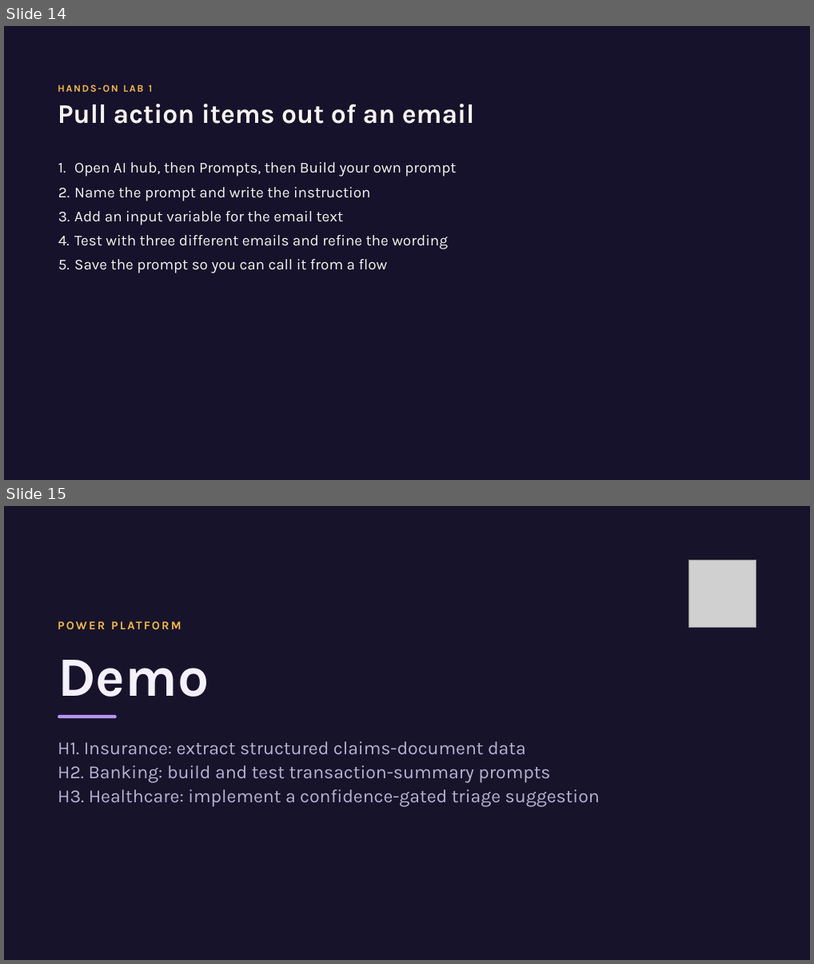
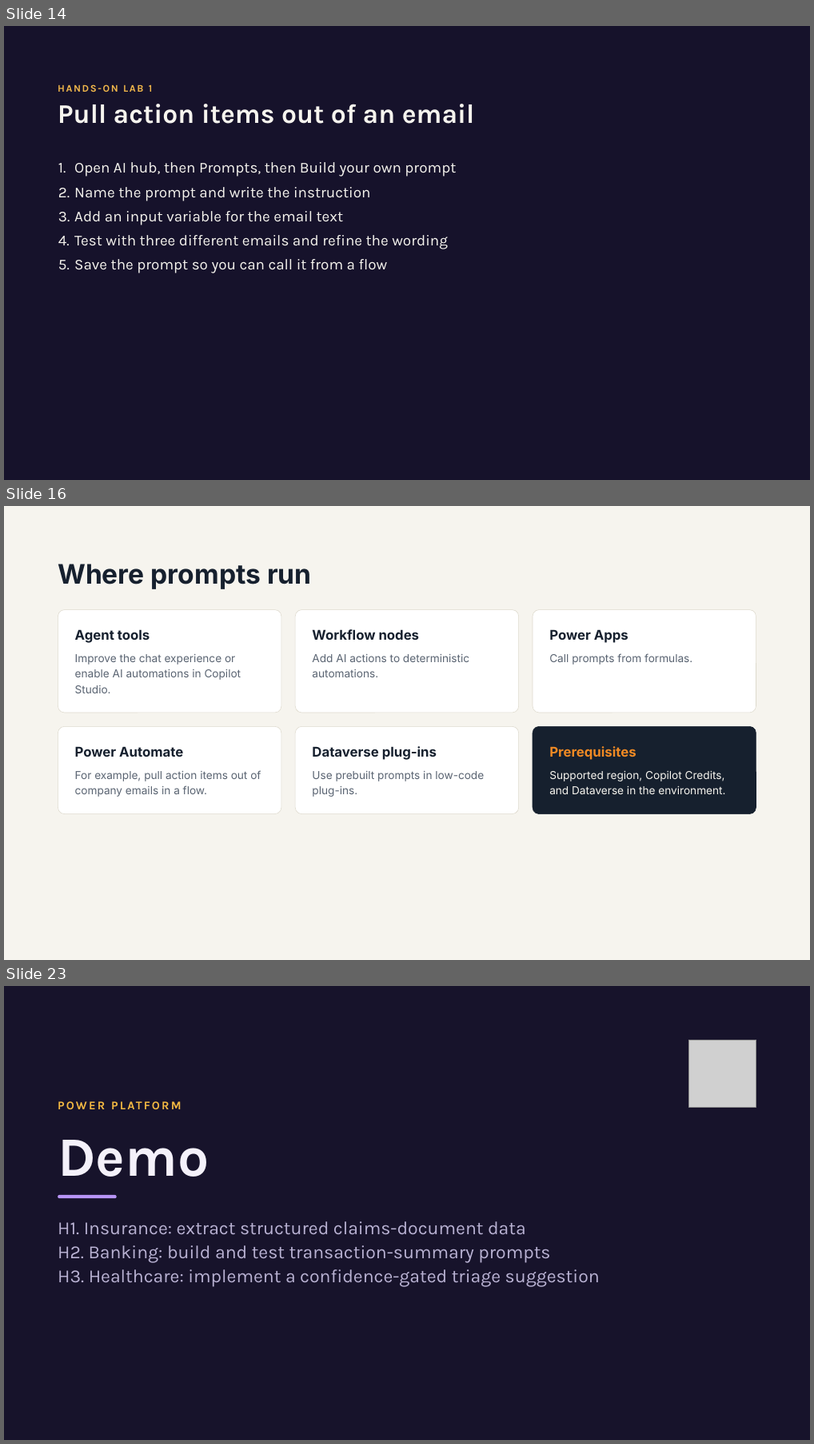
Before and after one commit to JPOWER4/Enterprise-Apps-Agents, a slide deck: Modeule 4 - AI Builder Business Logic and Intelligent.pptx. Shown one above the other, each under a label of ours: slides 14 and 15 before the commit, slides 14, 16 and 23 after it; the slides between them are not shown. The pictures are 814x964 and 814x1444 pixels, drawn with LibreOffice and Linux fonts; fonts in the diff are those of the drawing; grey boxes stand for pictures. Boxes give left, top, right and bottom in pixels: in the first picture for what was removed or moved away, otherwise in the second. Text is boxed around its words. In the diff, an @@ line names an element or a change of style, - is before the commit and + after.

```diff
--- a/Modeule 4 - AI Builder Business Logic and Intelligent.pptx
+++ b/Modeule 4 - AI Builder Business Logic and Intelligent.pptx
@@ slide 16 added at bbox=[4, 506, 810, 960], background #F6F4EE @@
@@ title added at bbox=[58, 564, 312, 589], 32 pt, text #16202E, bold @@
+Where prompts run
@@ rounded rectangle added at bbox=[58, 609, 282, 712], fill #FFFFFF, outline #DDD9CC 0.5 pt @@
@@ rounded rectangle added at bbox=[295, 609, 519, 712], fill #FFFFFF, outline #DDD9CC 0.5 pt @@
@@ rounded rectangle added at bbox=[533, 609, 757, 712], fill #FFFFFF, outline #DDD9CC 0.5 pt @@
@@ text added at bbox=[75, 629, 150, 643], 16 pt, text #16202E, bold @@
+Agent tools
@@ text added at bbox=[312, 629, 420, 640], 16 pt, text #16202E, bold @@
+Workflow nodes
@@ text added at bbox=[550, 629, 629, 643], 16 pt, text #16202E, bold @@
+Power Apps
@@ text added at bbox=[75, 654, 242, 693], 13 pt, text #5A6472 @@
+Improve the chat experience or enable AI automations in Copilot Studio.
@@ text added at bbox=[312, 654, 470, 677], 13 pt, text #5A6472 @@
+Add AI actions to deterministic automations.
@@ text added at bbox=[550, 653, 693, 664], 13 pt, text #5A6472 @@
+Call prompts from formulas.
@@ rounded rectangle added at bbox=[58, 726, 282, 814], fill #FFFFFF, outline #DDD9CC 0.5 pt @@
@@ rounded rectangle added at bbox=[295, 726, 519, 814], fill #FFFFFF, outline #DDD9CC 0.5 pt @@
@@ rounded rectangle added at bbox=[533, 726, 757, 814], fill #16202E, outline #16202E 0.5 pt @@
@@ text added at bbox=[75, 746, 183, 756], 16 pt, text #16202E, bold @@
+Power Automate
@@ text added at bbox=[312, 746, 437, 760], 16 pt, text #16202E, bold @@
+Dataverse plug-ins
@@ text added at bbox=[550, 746, 636, 760], 16 pt, text #F08A24, bold @@
+Prerequisites
@@ text added at bbox=[75, 770, 261, 796], 13 pt, text #5A6472 @@
+For example, pull action items out of company emails in a flow.
@@ text added at bbox=[312, 771, 484, 796], 13 pt, text #5A6472 @@
+Use prebuilt prompts in low-code plug-ins.
@@ text added at bbox=[550, 771, 726, 794], 13 pt, text #F6F4EE @@
+Supported region, Copilot Credits, and Dataverse in the environment.
@@ what was slide 15 is now slide 23 @@
```
Also in this commit, not shown: 7 other slides added, 1 other file.
